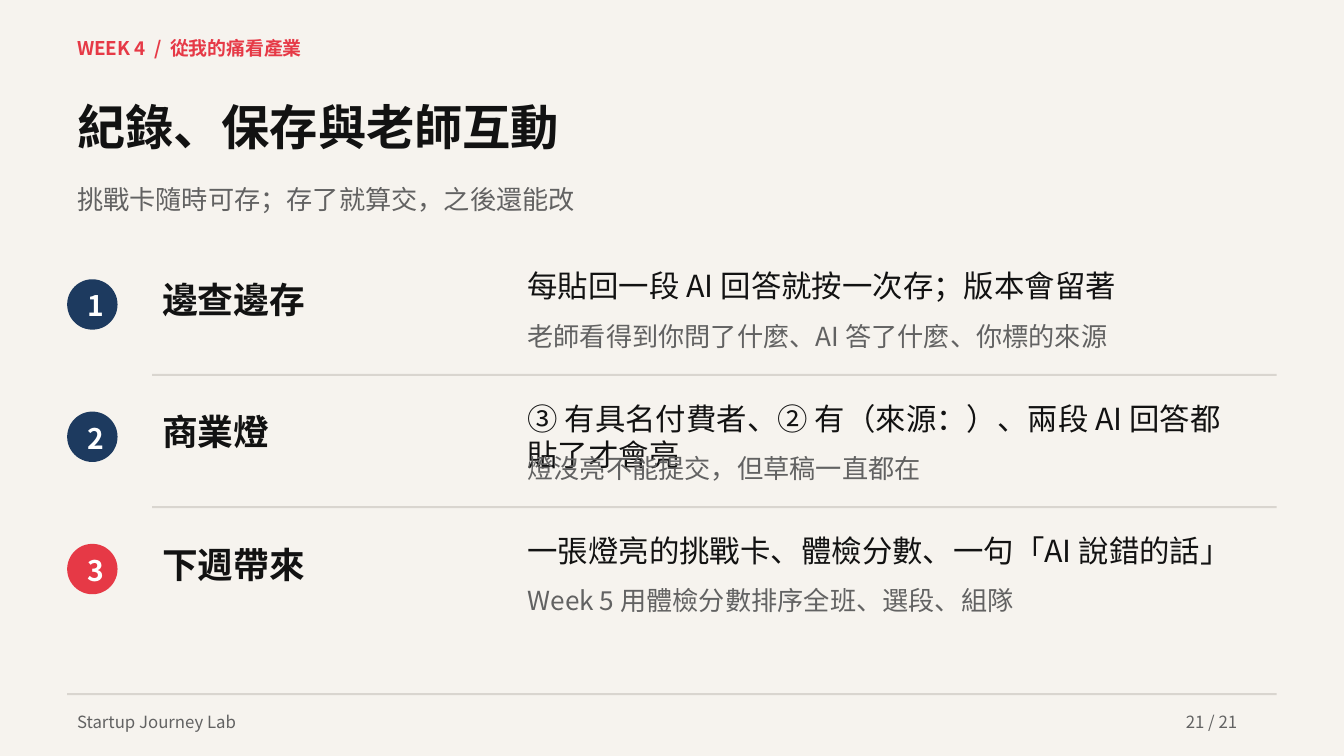
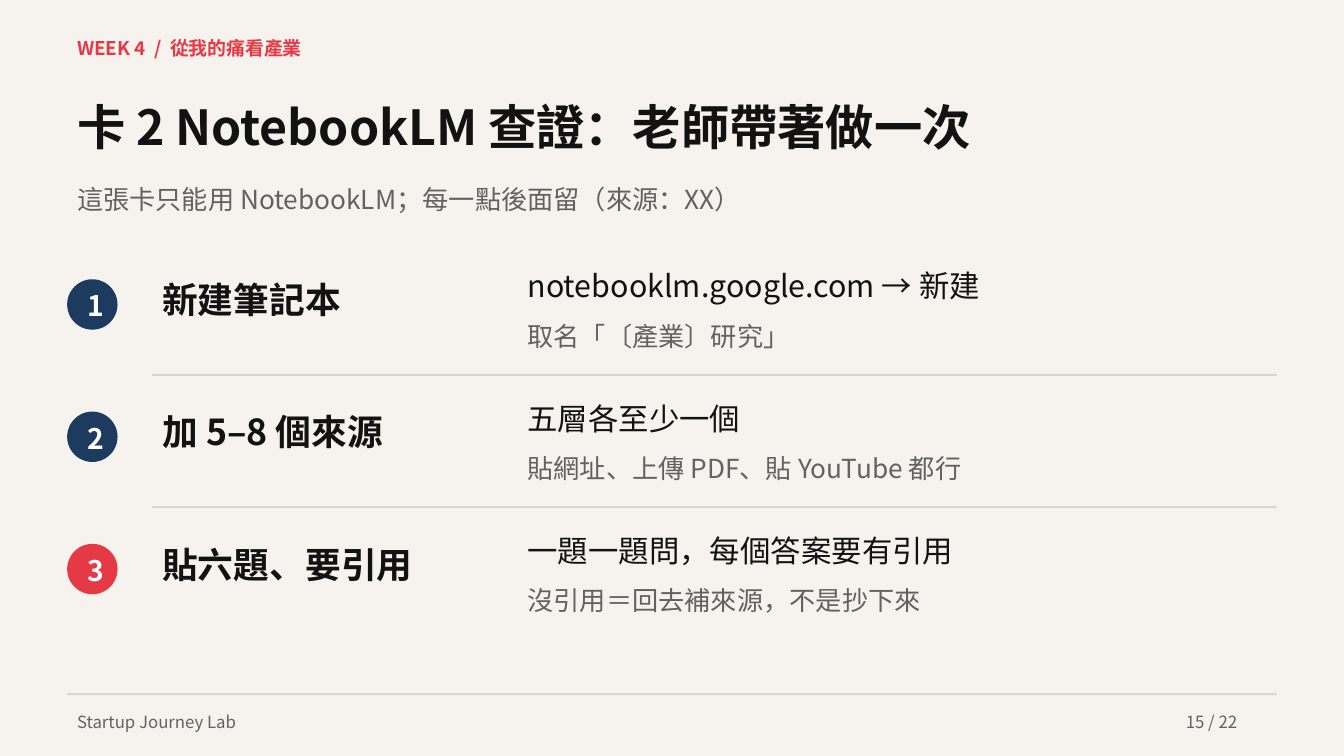
Before and after one commit to hpyuan1220/startup-journey-lab-app, a slide deck: slide 15 of materials/Week4_教學簡報.pptx (slide 21 before the commit). Drawn at 1344x756 pixels with LibreOffice and Linux fonts; fonts in the diff are those of the drawing. Boxes give left, top, right and bottom in pixels: in the first picture for what was removed or moved away, otherwise in the second. Text is boxed around its words. In the diff, an @@ line names an element or a change of style, - is before the commit and + after.

```diff
--- a/materials/Week4_教學簡報.pptx
+++ b/materials/Week4_教學簡報.pptx
@@ text at bbox=[77, 103, 970, 150]: text changed @@
-紀錄、保存與老師互動
+卡 2 NotebookLM 查證：老師帶著做一次
@@ text at bbox=[77, 187, 741, 213]: text changed @@
-挑戰卡隨時可存；存了就算交，之後還能改
+這張卡只能用 NotebookLM；每一點後面留（來源：XX）
@@ text at bbox=[162, 282, 341, 317]: text changed @@
-邊查邊存
+新建筆記本
@@ text at bbox=[528, 271, 980, 305]: text changed @@
-每貼回一段 AI 回答就按一次存；版本會留著
+notebooklm.google.com → 新建
@@ text at bbox=[528, 324, 790, 348]: text changed @@
-老師看得到你問了什麼、AI 答了什麼、你標的來源
+取名「〔產業〕研究」
@@ text at bbox=[162, 414, 383, 449]: text changed @@
-商業燈
+加 5–8 個來源
@@ text at bbox=[528, 404, 741, 433]: text changed @@
-③ 有具名付費者、② 有（來源：）、兩段 AI 回答都貼了才會亮
+五層各至少一個
@@ text at bbox=[528, 456, 961, 480]: text changed @@
-燈沒亮不能提交，但草稿一直都在
+貼網址、上傳 PDF、貼 YouTube 都行
@@ text at bbox=[528, 536, 954, 565]: text changed @@
-一張燈亮的挑戰卡、體檢分數、一句「AI 說錯的話」
+一題一題問，每個答案要有引用
@@ text at bbox=[162, 547, 412, 582]: text changed @@
-下週帶來
+貼六題、要引用
@@ text at bbox=[528, 588, 921, 613]: text changed @@
-Week 5 用體檢分數排序全班、選段、組隊
+沒引用＝回去補來源，不是抄下來
@@ text at bbox=[1186, 715, 1238, 728]: text changed @@
-21 / 21
+15 / 22
```
Also in this commit, not shown: 14 other slides changed, 7 slides added, 6 slides removed, 4 other files.
